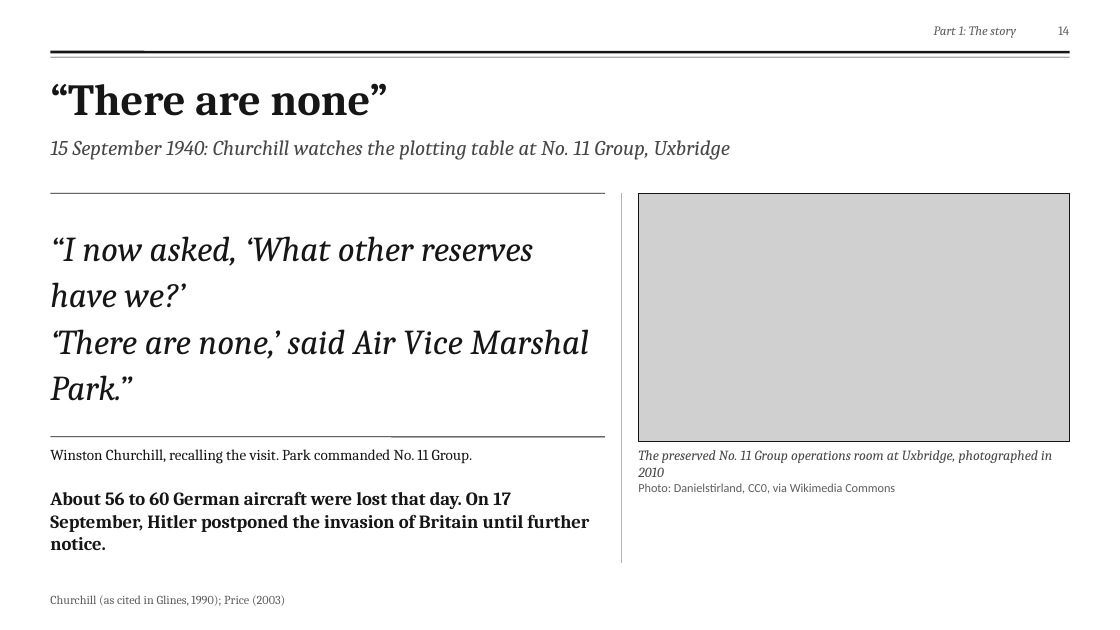
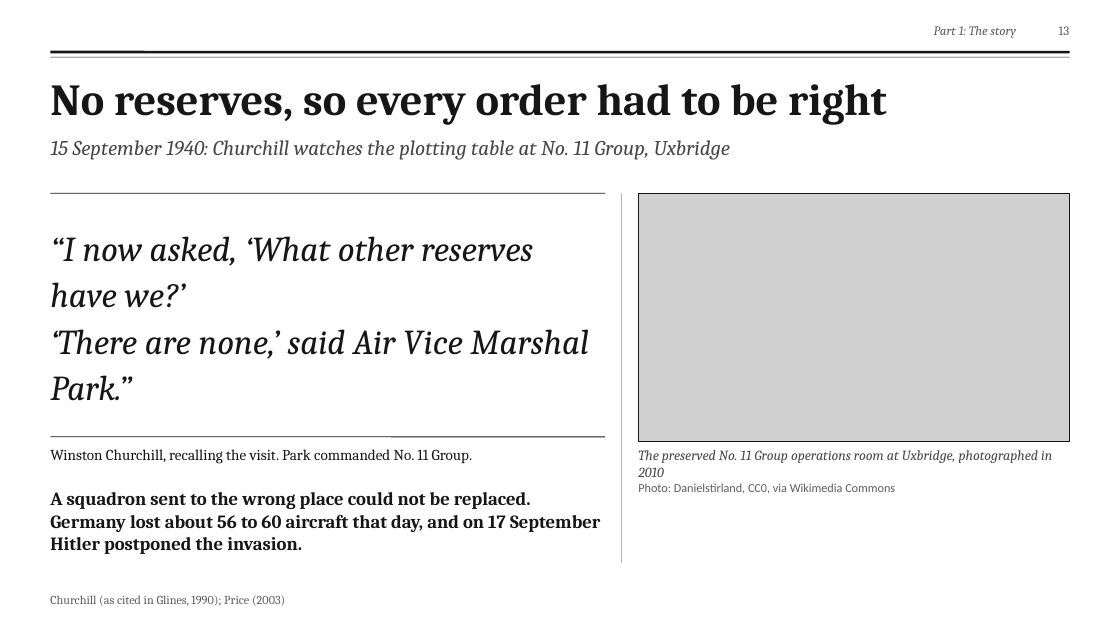
Before and after one commit to fengyiqicoder/fumadocs, a slide deck: slide 13 of dowding-presentation/Dowding_Effective_Communication.pptx (slide 14 before the commit). Drawn at 1120x630 pixels with LibreOffice and Linux fonts; fonts in the diff are those of the drawing; grey boxes stand for pictures; background and template pictures are left out. Boxes give left, top, right and bottom in pixels: in the first picture for what was removed or moved away, otherwise in the second. Text is boxed around its words. In the diff, an @@ line names an element or a change of style, - is before the commit and + after.

```diff
--- a/dowding-presentation/Dowding_Effective_Communication.pptx
+++ b/dowding-presentation/Dowding_Effective_Communication.pptx
@@ page number at (1059,26,1070,35): text changed @@
-14
+13
@@ text at (50,84,887,125): text changed @@
-“There are none”
+No reserves, so every order had to be right
@@ text at (50,492,600,554): text changed @@
-About 56 to 60 German aircraft were lost that day. On 17 September, Hitler postponed the invasion of Britain until further notice.
+A squadron sent to the wrong place could not be replaced. Germany lost about 56 to 60 aircraft that day, and on 17 September Hitler postponed the invasion.
```
Also in this commit, not shown: 5 other slides changed, 1 slide removed, 2 other files.
